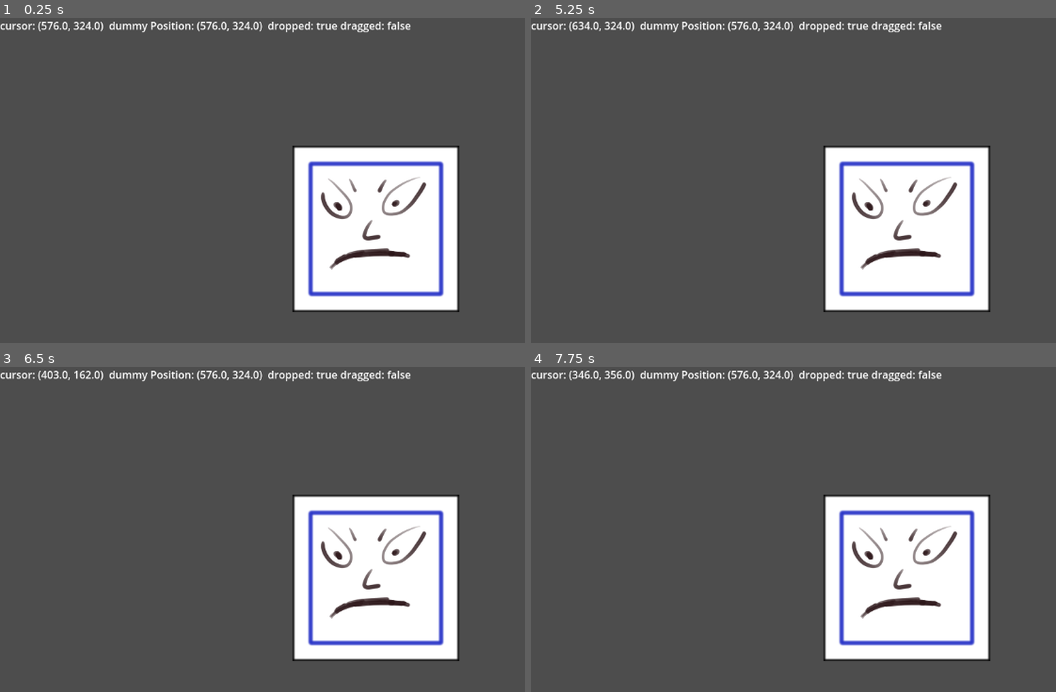
Above: before the commit, frames 1-4 (two rows, left to right).
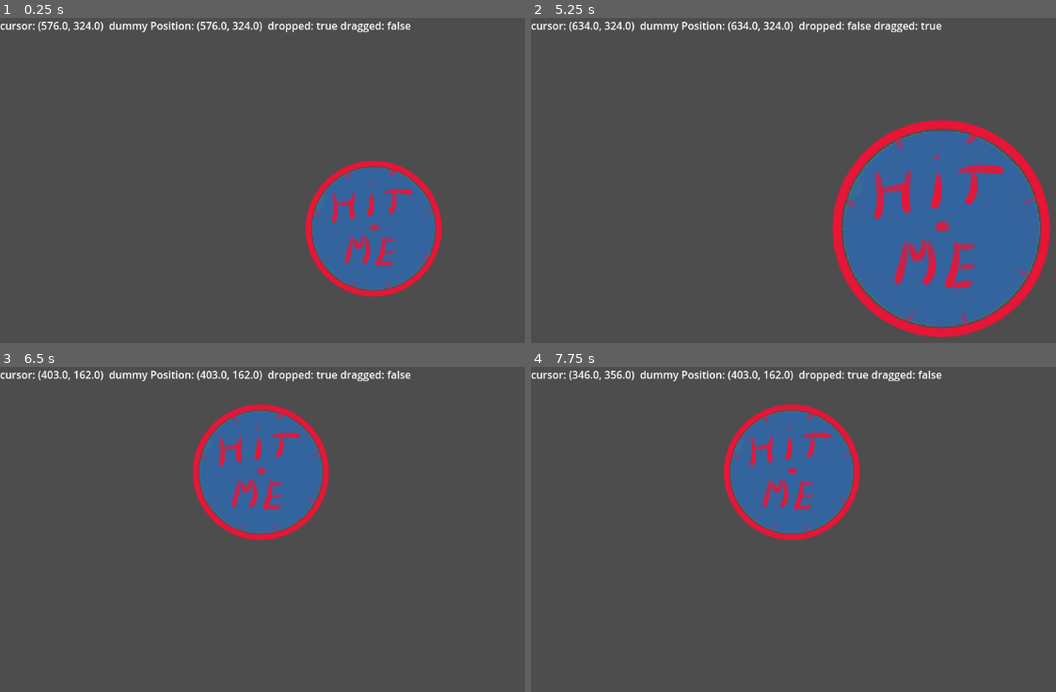
Above: after the commit, the same moments.

Repository: Infini-Creation/Useful-chunks-of-code
Game: Godot game, scene res://main_scene.tscn
Same seed, same stepped clock (60 frames per second), same inputs: the game is played once before the commit and once after it.
Inputs (mouse positions are in pixels of both pictures, inside the frame that each line leads up to):
- Up to frame 1 (0.25 s): no input
- Up to frame 2 (5.25 s): tap Enter at 0.5, 2, 3.5 s; move the mouse to (outside the picture) at 0.52 s; press the mouse at (outside the picture) at 0.53 s; tap Space at 1.25, 2.75, 4.25 s; move the mouse to (756, 248) at 1.27 s; release the mouse at (756, 248) at 1.28 s; click (756, 248) at 1.35 s; move the mouse to (982, 135) at 2.02 s; press the mouse at (982, 135) at 2.03 s; move the mouse to (867, 313) at 2.77 s; release the mouse at (867, 313) at 2.78 s; click (867, 313) at 2.85 s; move the mouse to (outside the picture) at 3.52 s; press the mouse at (outside the picture) at 3.53 s; move the mouse to (683, 164) at 4.27 s; release the mouse at (683, 164) at 4.28 s; click (683, 164) at 4.35 s; move the mouse to (945, 229) at 5.02 s; press the mouse at (945, 229) at 5.03 s
- Up to frame 3 (6.5 s): move the mouse to (262, 471) at 5.77 s; release the mouse at (262, 471) at 5.78 s; click (262, 471) at 5.85 s
- Up to frame 4 (7.75 s): move the mouse to (outside the picture) at 6.52 s; press the mouse at (outside the picture) at 6.53 s; move the mouse to (756, 597) at 7.27 s; release the mouse at (756, 597) at 7.28 s; click (756, 597) at 7.35 s

The runs differ from the first frame. In frame 1, 16% of the frame differs, in the area x 55-88%, y 39-91%; in frame 2, 24%; in frame 3, 24%, in the area x 36-88%, y 1-91%; in frame 4, 24%.

Commit message:
Update main_scene.tscn

Diff:
--- a/Basic Drag and Drop/basic-drag-&-drop/main_scene.tscn
+++ b/Basic Drag and Drop/basic-drag-&-drop/main_scene.tscn
@@ -1,9 +1,11 @@
-[gd_scene load_steps=2 format=3 uid="uid://dj1yrtvd8p0x2"]
+[gd_scene load_steps=3 format=3 uid="uid://dj1yrtvd8p0x2"]
 
 [ext_resource type="Script" uid="uid://cfhhnml06m0uv" path="res://main_scene.gd" id="1_0f027"]
+[ext_resource type="PackedScene" uid="uid://cc6bbjgpfwujg" path="res://round_stuff.tscn" id="2_2c62f"]
 
 [node name="Node2D" type="Node2D"]
 script = ExtResource("1_0f027")
+dummyScene = ExtResource("2_2c62f")
 
 [node name="Label" type="Label" parent="."]
 offset_right = 40.0
